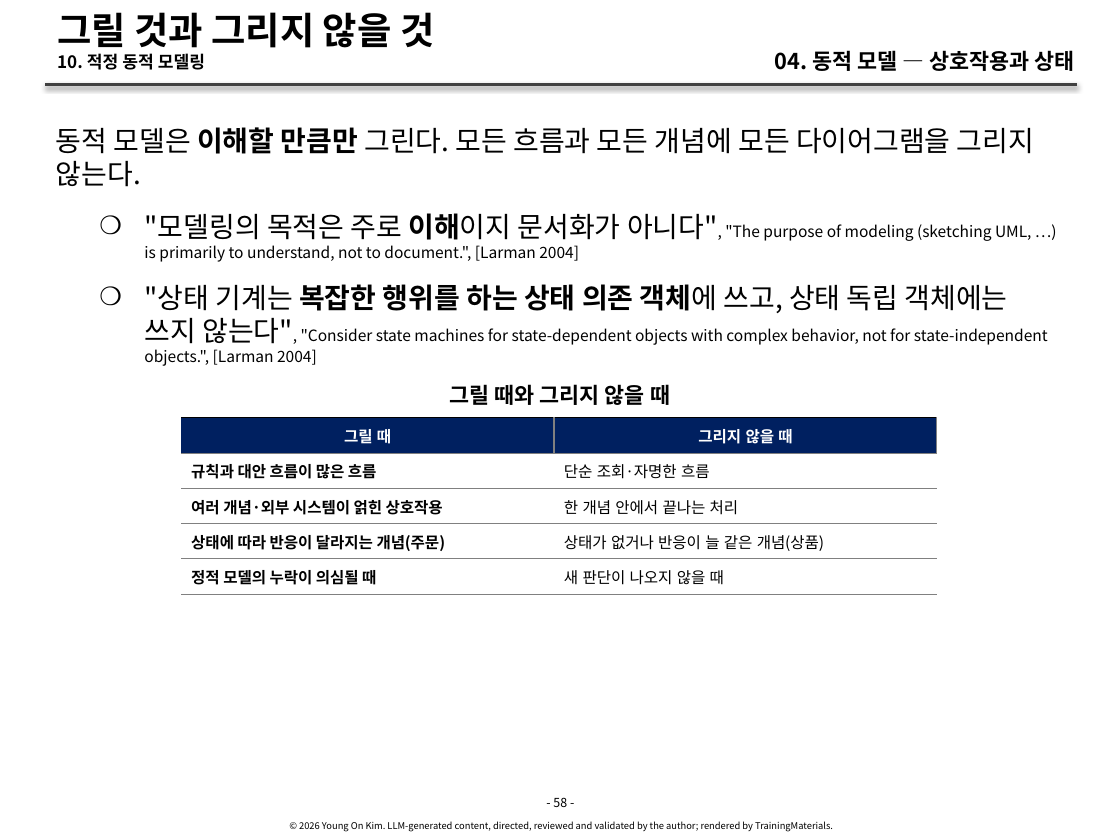
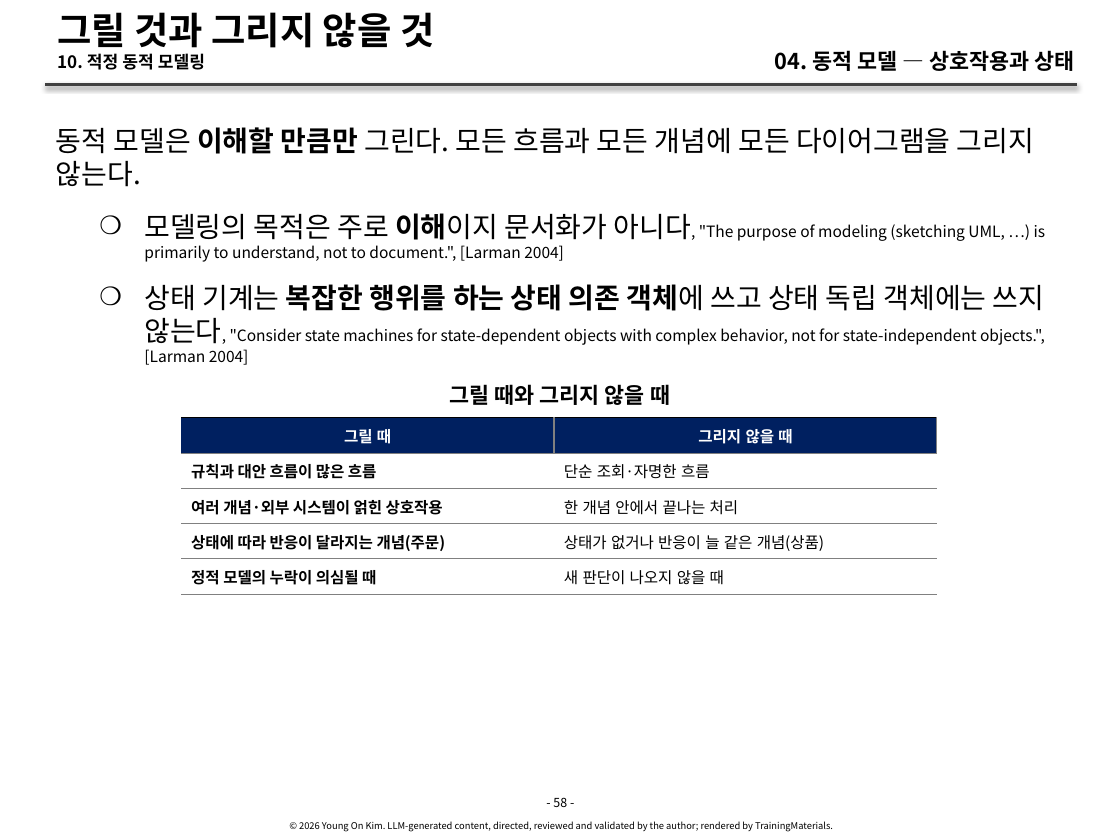
Before and after one commit to YoungSan77/TrainingMaterials, a slide deck: slide 58 of courses/ooad/sessions/s04.pptx. Drawn at 1120x840 pixels with LibreOffice and Linux fonts; fonts in the diff are those of the drawing. Boxes give left, top, right and bottom in pixels: in the first picture for what was removed or moved away, otherwise in the second. Text is boxed around its words. In the diff, an @@ line names an element or a change of style, - is before the commit and + after.

```diff
--- a/courses/ooad/sessions/s04.pptx
+++ b/courses/ooad/sessions/s04.pptx
@@ text at [144, 213, 1046, 365]: text changed @@
-    ❍ "모델링의 목적은 주로 이해이지 문서화가 아니다", "The purpose of modeling (sketching UML, …) is primarily to understand, not to document.", [Larman 2004]
-    ❍ "상태 기계는 복잡한 행위를 하는 상태 의존 객체에 쓰고, 상태 독립 객체에는 쓰지 않는다", "Consider state machines for state-dependent objects with complex behavior, not for state-independent objects.", [Larman 2004]
+    ❍ 모델링의 목적은 주로 이해이지 문서화가 아니다, "The purpose of modeling (sketching UML, …) is primarily to understand, not to document.", [Larman 2004]
+    ❍ 상태 기계는 복잡한 행위를 하는 상태 의존 객체에 쓰고 상태 독립 객체에는 쓰지 않는다, "Consider state machines for state-dependent objects with complex behavior, not for state-independent objects.", [Larman 2004]
```
Also in this commit, not shown: 13 other slides changed, 35 other files.
